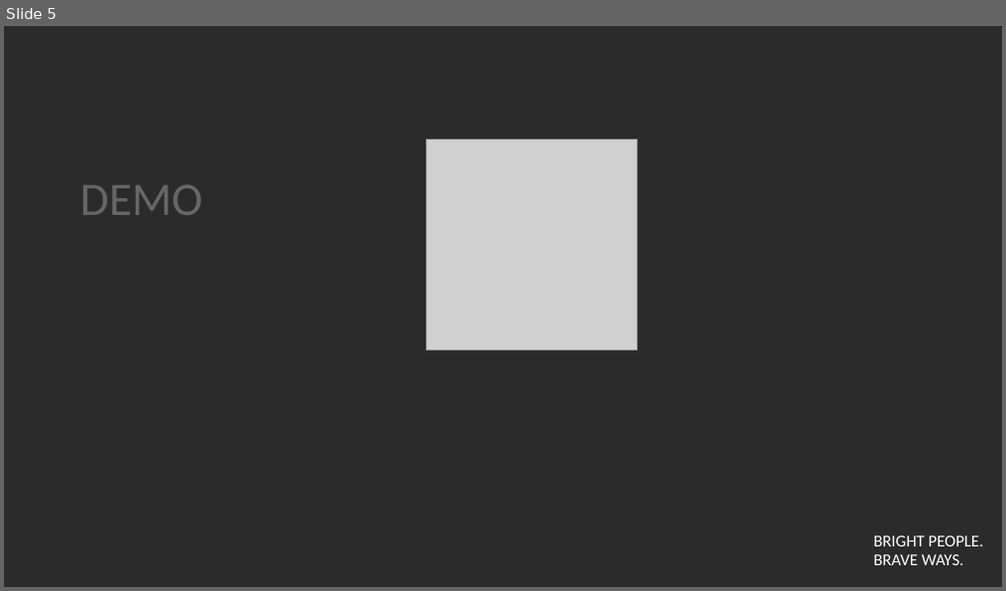
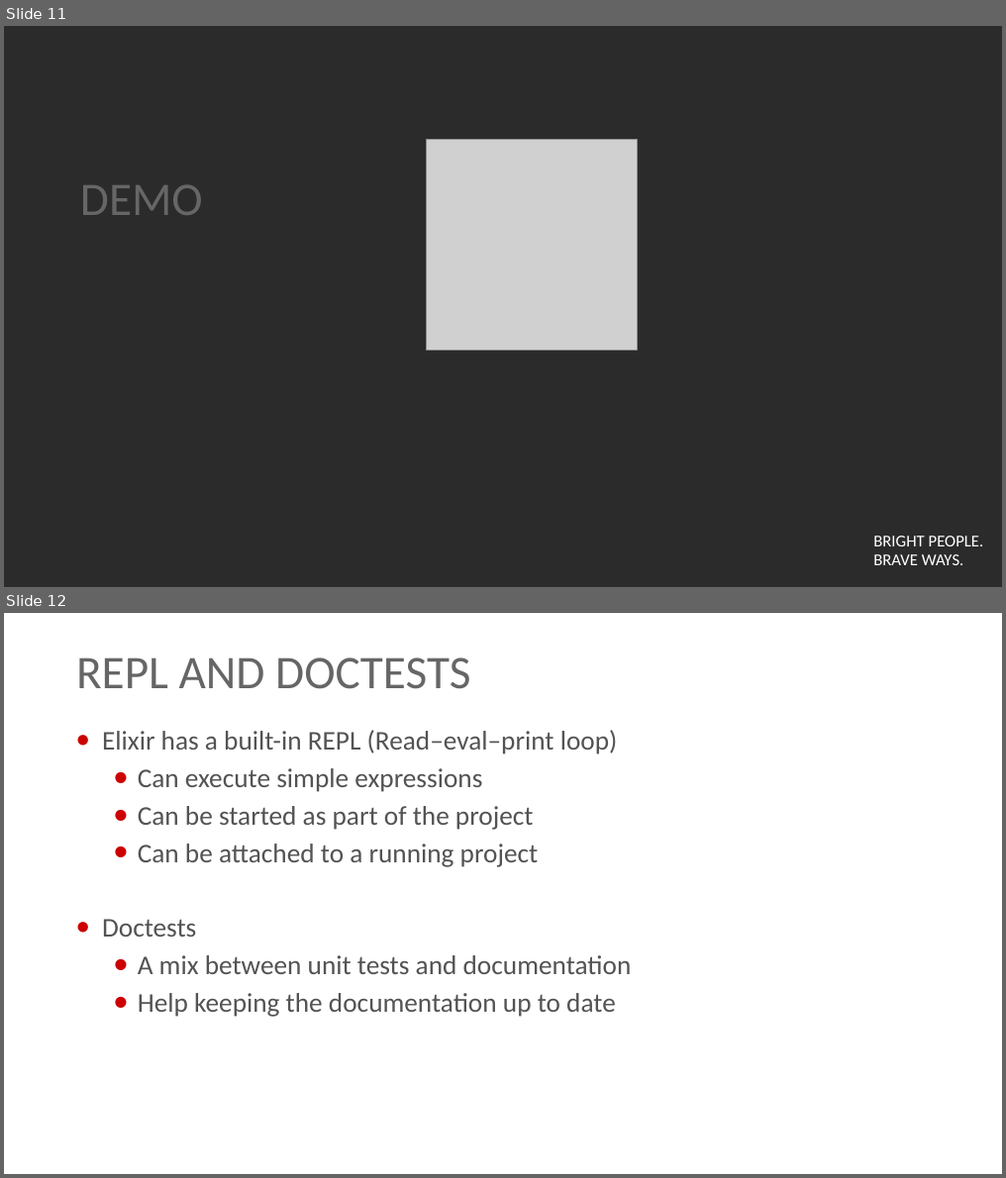
Before and after one commit to georgiyolovski/elixir-tech-talk, a slide deck: Elixir Tech Talk.pptx. Shown one above the other, each under a label of ours: slide 5 before the commit, slides 11 and 12 after it. The pictures are 1006x591 and 1006x1178 pixels, drawn with LibreOffice and Linux fonts; fonts in the diff are those of the drawing; grey boxes stand for pictures; background and template pictures are left out; a plain dark background stands for a picture behind light text. Boxes give left, top, right and bottom in pixels: in the first picture for what was removed or moved away, otherwise in the second. Text is boxed around its words. In the diff, an @@ line names an element or a change of style, - is before the commit and + after.

```diff
--- a/Elixir Tech Talk.pptx
+++ b/Elixir Tech Talk.pptx
@@ slide 12 added at (x1=4, y1=613, x2=1002, y2=1174), background #FFFFFF; not listed: 1 template element that a slide beside it also shows @@
@@ title added at (x1=76, y1=658, x2=470, y2=689), 45 pt, text #666666 @@
+REPL AND DOCTESTS
@@ text added at (x1=102, y1=730, x2=632, y2=1017), 26 pt, text #535353 @@
+• Elixir has a built-in REPL (Read–eval–print loop)
+  • Can execute simple expressions
+  • Can be started as part of the project
+  • Can be attached to a running project
+• Doctests
+  • A mix between unit tests and documentation
+  • Help keeping the documentation up to date
@@ what was slide 5 is now slide 11 @@
```
Also in this commit, not shown: 2 slides changed, 7 other slides added.
